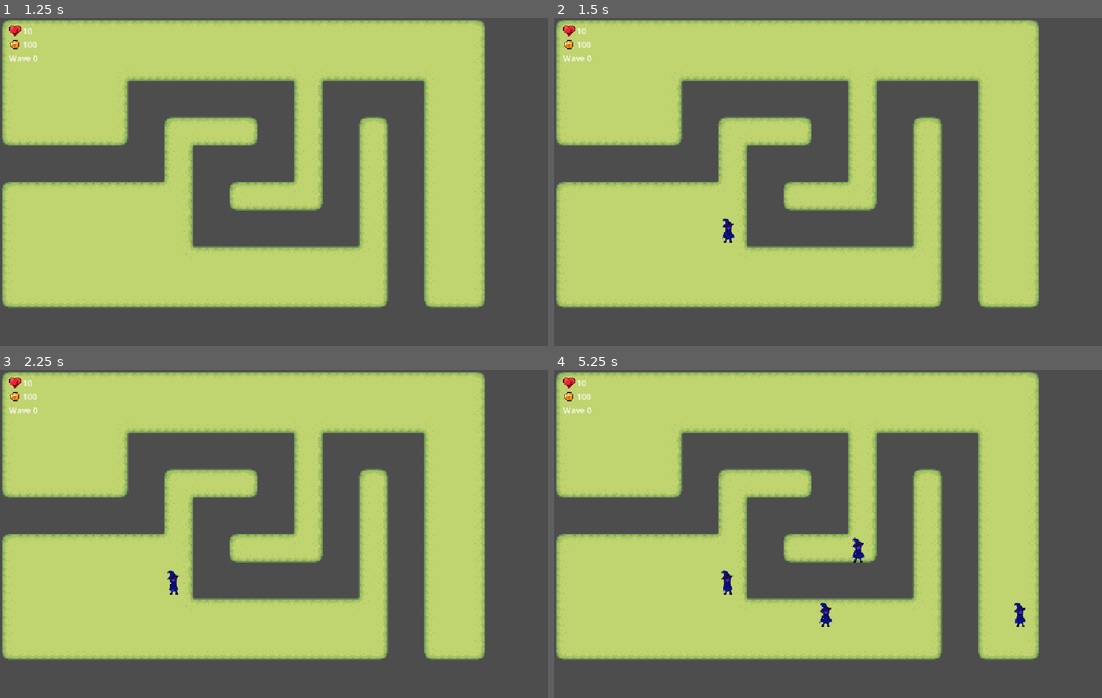
Above: before the commit, frames 1-4 (two rows, left to right).
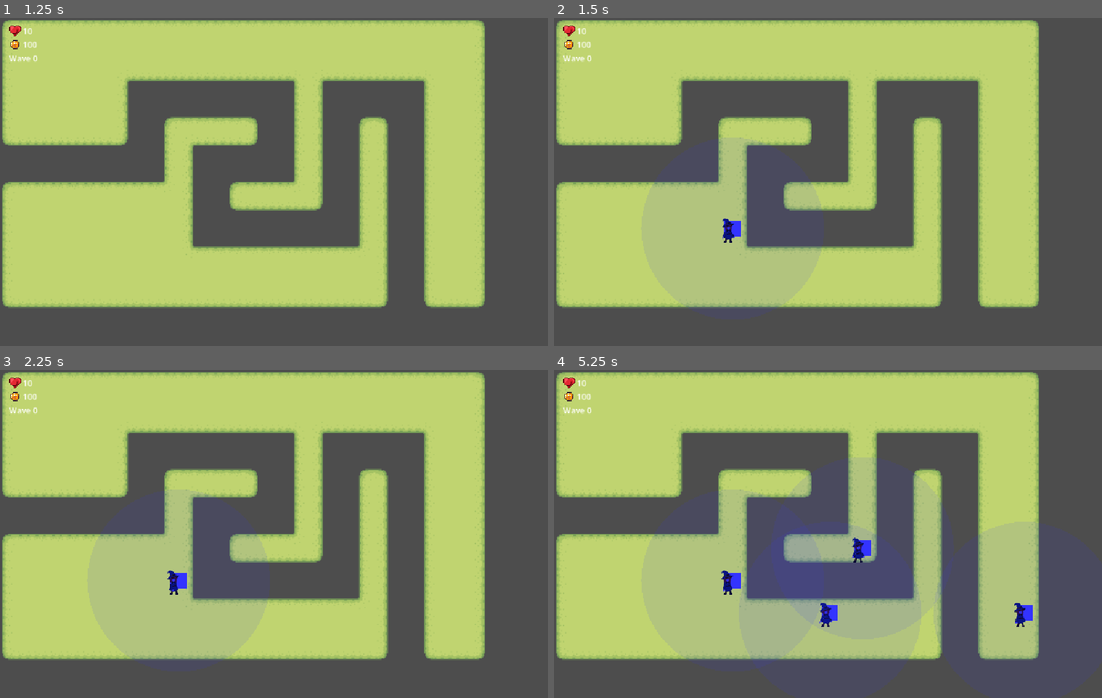
Above: after the commit, the same moments.

Repository: psvm203/rgb-defense
Game: Godot game, scene res://track/track.tscn
Same seed, same stepped clock (60 frames per second), same inputs: the game is played once before the commit and once after it.
Inputs (mouse positions are in pixels of both pictures, inside the frame that each line leads up to):
- Up to frame 1 (1.25 s): tap Enter at 0.5 s; move the mouse to (394, 165) at 0.52 s; click (394, 165) at 0.67 s
- Up to frame 2 (1.5 s): tap Space at 1.25 s; move the mouse to (718, 198) at 1.27 s; click (718, 198) at 1.42 s
- Up to frame 3 (2.25 s): tap Enter at 2 s; move the mouse to (328, 461) at 2.02 s; click (328, 461) at 2.17 s
- Up to frame 4 (5.25 s): tap Space at 2.75, 4.25 s; move the mouse to (800, 599) at 2.77 s; click (800, 599) at 2.92 s; tap Enter at 3.5 s; move the mouse to (992, 583) at 3.52 s; click (992, 583) at 3.67 s; move the mouse to (663, 484) at 4.27 s; click (663, 484) at 4.42 s; move the mouse to (855, 534) at 5.02 s; click (855, 534) at 5.17 s

Frame 1 is identical in both runs. In frame 2, less than 0.1% of the frame differs, in the area x 31-35%, y 61-67%; in frame 3, less than 0.1%; in frame 4, 11%, in the area x 31-88%, y 41-92%.
Error before the commit: Parse Error: The member "attack_range" already exists in parent class res://tower/tower.gd. (res://tower/mage/mage.gd:3)

Commit message:
fix(tower): resolve export var conflict with base class, fix type inference in track

Diff:
--- a/tower/archer/archer.gd
+++ b/tower/archer/archer.gd
@@ -1,11 +1,9 @@
 extends "res://tower/tower.gd"
 
-@export var attack_range: float = 200.0
-@export var attack_cooldown: float = 1.5
-@export var damage: float = 0.2
-
-
 func _setup_tower() -> void:
+	attack_range = 200.0
+	attack_cooldown = 1.5
+	damage = 0.2
 	_color_index = 1
 	_tower_color = Color(0.2, 1.0, 0.2)
 	_projectile_color = Color(0.2, 1.0, 0.2)
--- a/tower/mage/mage.gd
+++ b/tower/mage/mage.gd
@@ -1,12 +1,12 @@
 extends "res://tower/tower.gd"
 
-@export var attack_range: float = 180.0
-@export var attack_cooldown: float = 2.0
-@export var damage: float = 0.15
 @export var splash_radius: float = 80.0
 
 
 func _setup_tower() -> void:
+	attack_range = 180.0
+	attack_cooldown = 2.0
+	damage = 0.15
 	_color_index = 2
 	_tower_color = Color(0.2, 0.2, 1.0)
 	_projectile_color = Color(0.2, 0.2, 1.0)
--- a/tower/warrior/warrior.gd
+++ b/tower/warrior/warrior.gd
@@ -1,11 +1,9 @@
 extends "res://tower/tower.gd"
 
-@export var attack_range: float = 128.0
-@export var attack_cooldown: float = 1.0
-@export var damage: float = 0.3
-
-
 func _setup_tower() -> void:
+	attack_range = 128.0
+	attack_cooldown = 1.0
+	damage = 0.3
 	_color_index = 0
 	_tower_color = Color(1.0, 0.2, 0.2)
 
--- a/track/track.gd
+++ b/track/track.gd
@@ -165,7 +165,7 @@
 	if _spawn_queue.is_empty():
 		_spawn_timer.stop()
 		return
-	var max_rgb := _spawn_queue.pop_front()
+	var max_rgb: Vector3 = _spawn_queue.pop_front()
 	_spawn_mob(max_rgb)
 
 
